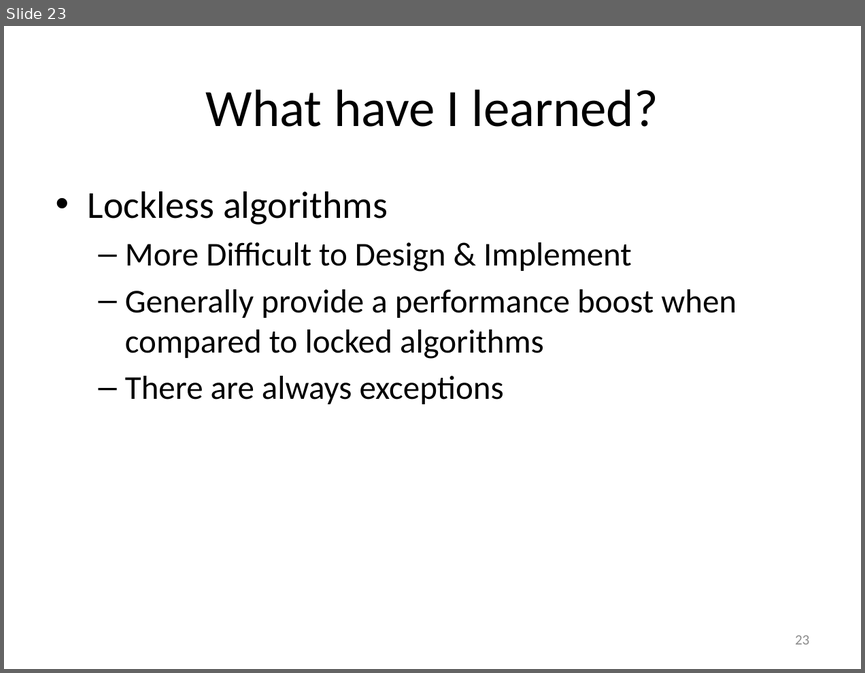
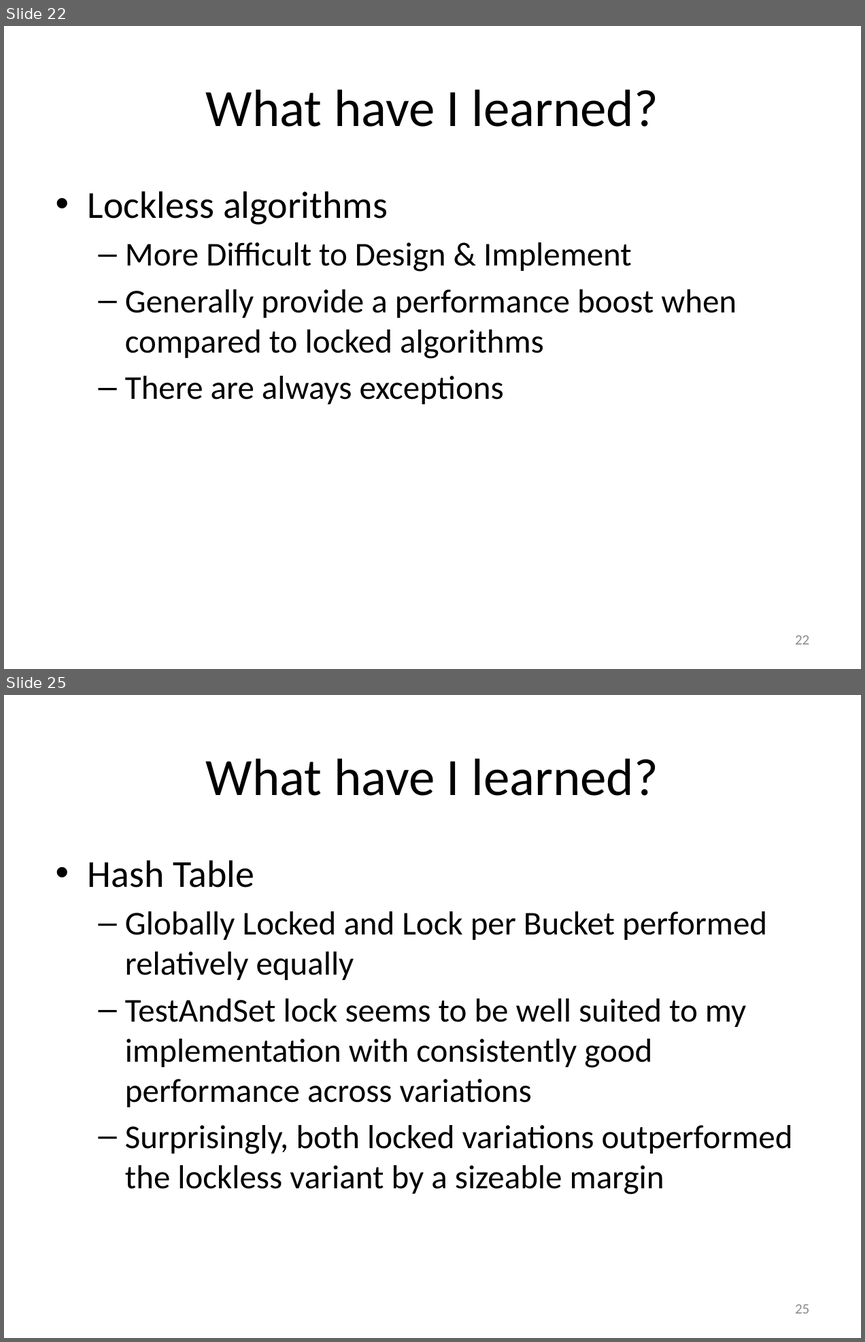
Before and after one commit to gibsonma/FYP, a slide deck: Report/FYP_Presentation.pptx. Shown one above the other, each under a label of ours: slide 23 before the commit, slides 22 and 25 after it; the slides between them are not shown. The pictures are 865x673 and 865x1342 pixels, drawn with LibreOffice and Linux fonts; fonts in the diff are those of the drawing. Boxes give left, top, right and bottom in pixels: in the first picture for what was removed or moved away, otherwise in the second. Text is boxed around its words. In the diff, an @@ line names an element or a change of style, - is before the commit and + after.

```diff
--- a/Report/FYP_Presentation.pptx
+++ b/Report/FYP_Presentation.pptx
@@ slide 25 added at <box>4,695,861,1338</box>, background #FFFFFF @@
@@ title added at <box>206,758,658,796</box>, 44 pt, text #000000 @@
+What have I learned?
@@ text added at <box>88,860,793,1194</box>, 28 pt, text #000000 @@
+• Hash Table
+  – Globally Locked and Lock per Bucket performed relatively equally
+  – TestAndSet lock seems to be well suited to my implementation with consistently good performance across variations
+  – Surprisingly, both locked variations outperformed the lockless variant by a sizeable margin
@@ page number added at <box>795,1304,809,1313</box>, 12 pt, text #8C8C8C @@
+25
@@ what was slide 23 is now slide 22 @@
@@ page number at <box>795,635,809,644</box>: text changed @@
-23
+22
```
Also in this commit, not shown: 6 slides changed, 1 other slide added, 1 slide removed, 14 other files.
